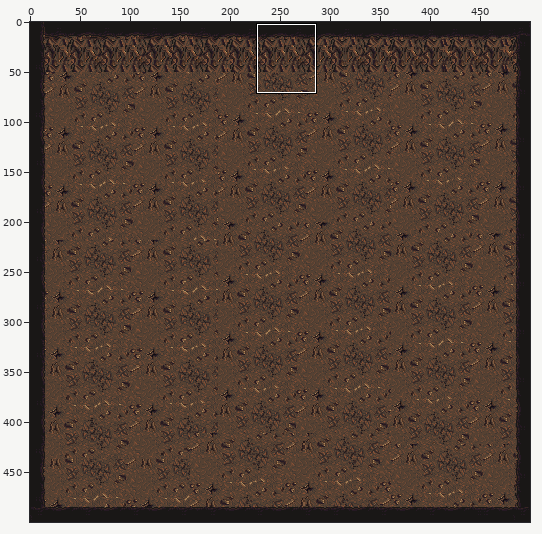
Pixel-art file: img/fianlBossMap.aseprite. Above: a wide view before the commit, with the close-up outlined.
Close-up. Earlier state:
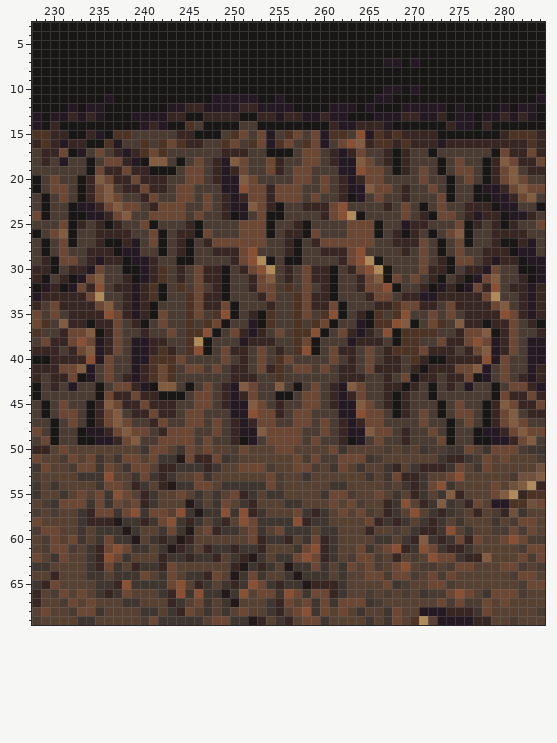
500x500 pixels, 1 frame. Colours within 5 levels of each other are drawn and written as one. Shown: x 228..284, y 3..69.
Once edited:
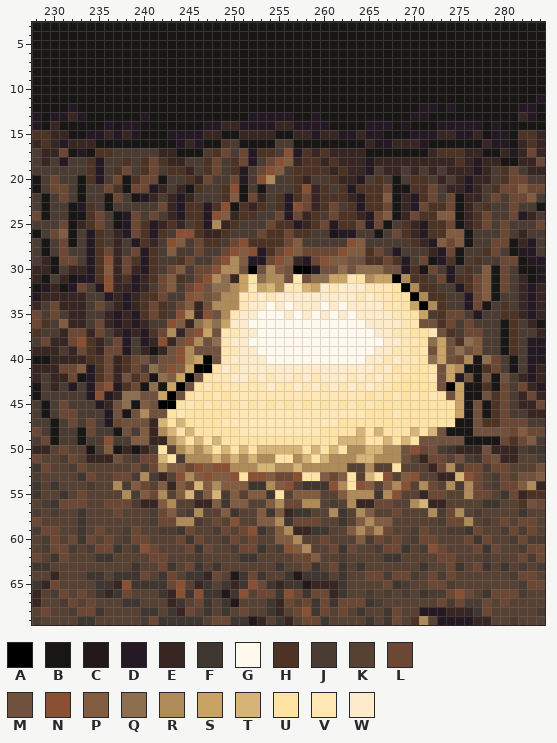
Palette (. is transparent): A #000000  B #191716  C #231919  D #251923  E #382623  F #403630  G #fff8ed  H #4c3324  J #4a3c32  K #564132  L #6c4834  M #6f513d  N #8a5034  P #815c41  Q #8d6e4f  R #b08b5a  S #c9a265  T #d6b376  U #ffe3a4  V #ffe6b5  W #fdebcb
Change:
Changed rows in their new state; - is an unchanged pixel.
Layer "Layer 2":
first column x 234:
 7 ---------------------------------BB-B-----------
10 ---------------------------------BB-B-----------
11 --B-----------BBBBB--B----------BB--------------
12 BB-------BBBBBBBBBBBBBB----BBB-B---BB--BDB----B-
13 BB---B-BBBB--BBBB-DDD-DBB-BBB---BBBBD-BB-BB-BBBB
14 --D-DDBBB--BBDDEEDDDDEEDDDDBBBBDD--D---DD--DBD--
15 D-EDEDBBBDDDDEEBBEEEEBBEEDEEDDE-DBBBDDDEEDDE-DDB
16 E-BBBBBBBBD-DBB-JBBBBJJBBBBBBBB-DD-E-DBBBBBB-DDB
17 BHHJJJJJEEBBB-HLJLDHHJNDHEH-E-EBBB-BBBEHHHEEB-ED
18 HDJJHJHLHEE-JHLJH-D--NPEHHEHEEEDE-E-EEEEEHEDE-BB
19 HDJH-JHLJHHEJHLJHD-LNP-HHHHEHEEDJEEJEJEJEEEDEJHL
20 HDJLBHLLB--HELJJLDJNR--HE-JH-EDJH-B-HH-EJEDEEJHL
21 JJLHBL-D--EBH--HNBJBJJJHNEH-H-HHH-BBHH--EEDEJHL-
22 JJB--BDE-EDE-J-HPB-EJHDHLEHHHE-HHPB-DHLJLBEEJLJL
23 HJBJJJ-J-EDHHDHNBHEHJHDNL-H-JHDHHLBEDLHHLB-JHJJL
24 HLJBDL--JEDHHDNPEHHJJLDLEHJ-HHEDLPBELHHPPB-HLJJL
25 HLJBDLHDEHEJHDREHJJJLHHDEHLDHH-DLB-H-DHHLBEHLJLJ
26 DHJ-DLHDH-NNHEEH-JJ-HHLHHJ-BDDJJ--LH-DHHP----JLJ
27 DHJEJ-HEJNPJLHHJ-NHHHHLP-JJJJNPJ--JJHEDPLP---LL-
28 DHLEJLDHJPJJL-JLNP-DHLNPLLLLNPPHL-DJ-JEDLB--HLJ-
29 DHN-LH-H--HL--LNRPDDLNPEDLNPPMMHHLHD--BDHBJHJJLL
30 -HPELE-HJLP--LNRRMAM-PMAADMMQMQQQMMDHBLJD-HJPBL-
31 DHNEHDEHLPH--NRQESUQRRMVMQQSSVURSSARHHJLDHHLPBL-
32 JDN----JLPJLNMQQRSVSTRVVTSWVWWWVVVUARHHJJDH-PBLJ
33 JJDEDEH-L--NPMPRRVVWVWWWWWWWWWVWVVUUARHHJJDLPB--
34 J-JEDEHLH-LPEMRRRVWWGWGWWWGWGWWWWVVUSARHJJDLBJH-
35 JJED--HLH-NRENMRVWWGGGWGWGWGWGWWWWVVUSJH-LJDJJHH
36 JL-DEDE-JNPEQRQSWWGGGGGGGGGGGGGWWWWVVMM-LJLJJJBH
37 ELJEDEDHLREMNSMVVWWGGGGGGGGGGGGGWWVVUUVMHJ--JJBH
38 HEJ-DJ--NEMN-MQVWWGGGGGGGGGGGGGGGWWVVUQSMHQPJJBH
39 HEL-DJEBEMNRMMMVVWWGGGGGGGGGGGGGWWVVUVMSMQMPJJBH
40 HH-EHLMJMMNRSAMVWWWWGGGGGGGGGGGWWVWVVUQSMLRBQLJB
41 -H-EHLJQMNPSAAUWVWWWWWWWWWWWWWWWVWUVUUUMSRBBHLJB
42 -H-EMHLBQPSAMUVVWWVWVWWVWVWWWVWVWVVUUUVMSDM-MBM-
43 DLNDHLBQBSAMUVUVVVVVWVVWVWVWVWVWVVUUUUUMASBBH-LJ
44 DND-QQMMSAMUVUVUVVVVVVVVVVVVVVVUVUVUVUVUMSBBMH-J
45 JDEMQBPMAAUVUVUVUVUVUVUVUVUVUVUVUUUUUUUUUSBM-HLJ
46 JJDMBMRMMUVUUUUUVVVVVVVVVVVVVVVUUUVUUUUUUSBM-H-J
47 LJDLMMM-TUTUUUUVVVVVVVVVVVVVUUUUUUUUUUUUUBBMHH-L
48 LJJBMJPERTUTUUUUUVVVVVVVVVUUUUTUTUUUTUTM-BBMMMM-
49 JJNJJ-PEERTUTUTUUUUUUUUUUUUUTTTUUTUTUMMMMMB--BLH
50 BJPBEBEJU-RTRTUTUTUTTTTTUTUTURRTTRRMNLM--EEEMEEE
51 EEEMKJL-TUJRRRTRTRTRRUURTUTRRRTTRRRM-ELLKMJF-MEE
52 KKK-K-JLRPPLNPNNRRRTTRRTRRRRR-KR-KU-KK-LRJLLJLL-
53 LKKLLJRJ-KNRPNPPNUNNPLLNUUPLPU-TUNKPNK-EETNL-JLK
54 JKKRJPL-PEPLTPRPPP--RPN-FFFNRUNP-PRNKR-KRJRL-JLL
55 -KKKRJPLR-PTJPTJPKPP-U-PPPKKPRRRFRN-KELLKKRLLKFL
56 KKL-LJ-EPR-KEEPFPPK-PRLLRR-J-REELLKKRTEEKKKKFFKK
57 KKKLKKKJ-PKJRKKP-KKPFPEF-KKRF-RP-KL-K-RJLR-J-KKK
58 KKKKKKKJ-LRRJ-LKNKKPPR-LLLK-F-PRPPKK-KKJLLR-JKLK
59 -LKKJL--JJ-L-KJLKLN--PREEF-K-PRPRLK-JLKKJJ-L-K--
60 LK-KJLLKKKLFL--JL--KKPPRKKLK--PJLKLKJLLKKKLFL-KJ
61 JL-FKJNLKKKLFLKKJLLF-JNPRKKLFLKKJ-LFKJNLKKKLFL--
62 KFFKK--LLKKKJKK-KFFK-KK-LPKKJKKKKFF-K-K--KKKJ---
63 KKKK-FKKLF-LF-F-KKKKKFKKLFKL-KFKK-KK-FK-LFKLF-FK
Boxes around the changes in both close-ups, in picture pixels (x1, y1, x2, y2):
changed: (86, 58, 518, 571)
